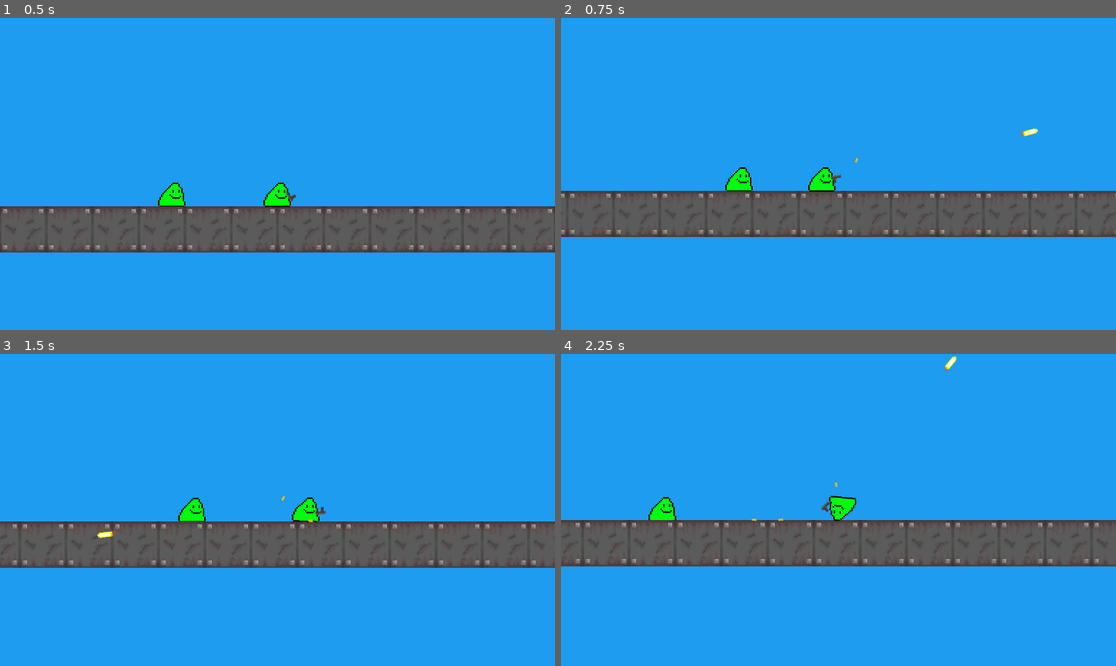
Above: before the commit, frames 1-4 (two rows, left to right).
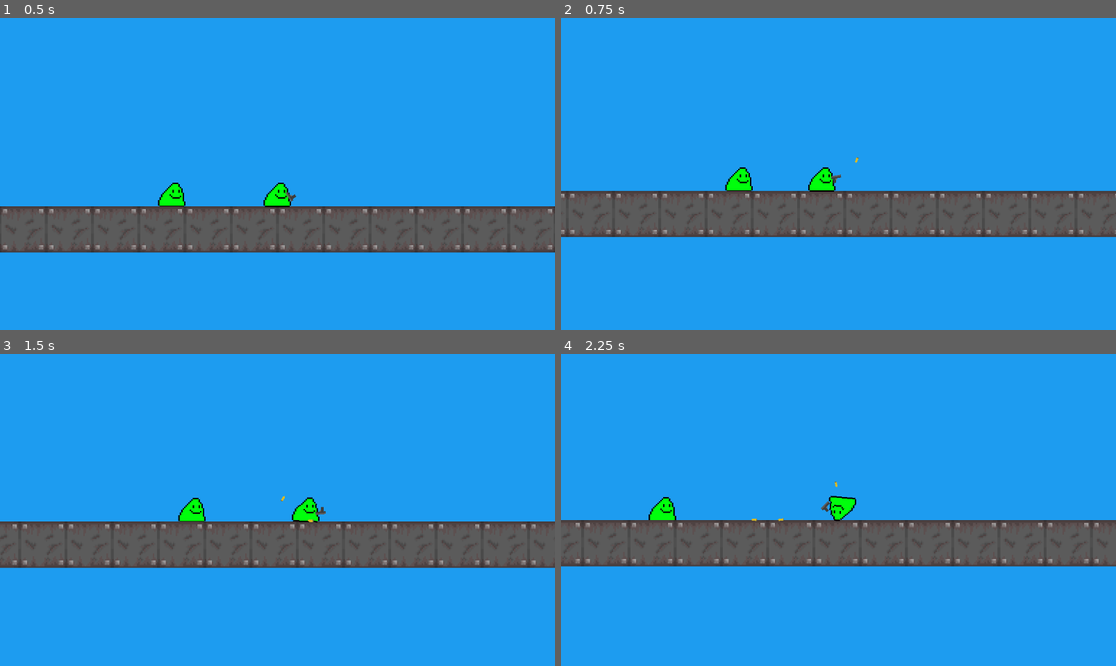
Above: after the commit, the same moments.

Repository: a0fefd/blobs-with-guns-remastered
Game: Godot game, scene res://scenes/levels/world.tscn
Two runs of this game, one before a commit and one after it. Both use one fixed random seed, a clock stepped at 60 frames per second and the inputs below.
Inputs (mouse positions are in pixels of both pictures, inside the frame that each line leads up to):
- Up to frame 1 (0.5 s): no input
- Up to frame 2 (0.75 s): move the mouse to (960, 158) at 0.52 s; click (960, 158) at 0.6 s
- Up to frame 3 (1.5 s): move the mouse to (166, 525) at 1.27 s; click (166, 525) at 1.35 s
- Up to frame 4 (2.25 s): move the mouse to (894, 441) at 2.02 s; click (894, 441) at 2.1 s

Frame 1 is identical in both runs. In frame 2, less than 0.1% of the frame differs, in the area x 82-86%, y 35-39%; in frame 3, less than 0.1%; in frame 4, less than 0.1%.

Commit message:
Add range limits and blob killing

Diff:
--- a/scenes/blobs/blob.tscn
+++ b/scenes/blobs/blob.tscn
@@ -2,7 +2,7 @@
 
 [ext_resource type="Texture2D" uid="uid://dstj6cpmsn0q" path="res://sprites/blobs/blobs.png" id="1_q5knr"]
 
-[node name="Blob" type="RigidBody2D"]
+[node name="Blob" type="RigidBody2D" groups=["Blobs"]]
 collision_layer = 3
 collision_mask = 3
 
--- a/scenes/guns/bullet.tscn
+++ b/scenes/guns/bullet.tscn
@@ -18,3 +18,5 @@
 [node name="CollisionShape2D" type="CollisionShape2D" parent="."]
 rotation = 1.5708
 shape = SubResource("CapsuleShape2D_7imty")
+
+[connection signal="body_entered" from="." to="." method="_on_body_entered"]
--- a/scripts/bob.gd
+++ b/scripts/bob.gd
@@ -15,6 +15,7 @@
 	gun_inst.hide()
 	gun_inst.fired.connect(get_recoiled)
 	gun_inst.world = get_parent()
+	gun_inst.owner = self
 
 
 func get_recoiled(recoil_vector):
--- a/scripts/bullet.gd
+++ b/scripts/bullet.gd
@@ -2,7 +2,21 @@
 
 
 @export var speed = 1000
+@export var range = 100
+
+@onready var origin = global_position
+
+var shot_from
 
 
 func _process(delta):
-	position += Vector2(speed, 0).rotated(rotation) * delta
+	global_position += Vector2(speed, 0).rotated(rotation) * delta
+
+	if (global_position - origin).length() > range:
+		queue_free()
+
+
+func _on_body_entered(body):
+	if body != shot_from and body.is_in_group("Blobs"):
+		body.queue_free()
+		queue_free()
--- a/scripts/gun.gd
+++ b/scripts/gun.gd
@@ -37,3 +37,4 @@
 	var bullet_inst = bullet.instantiate()
 	world.add_child(bullet_inst)
 	bullet_inst.global_transform = barrel_end.global_transform
+	bullet_inst.shot_from = owner
